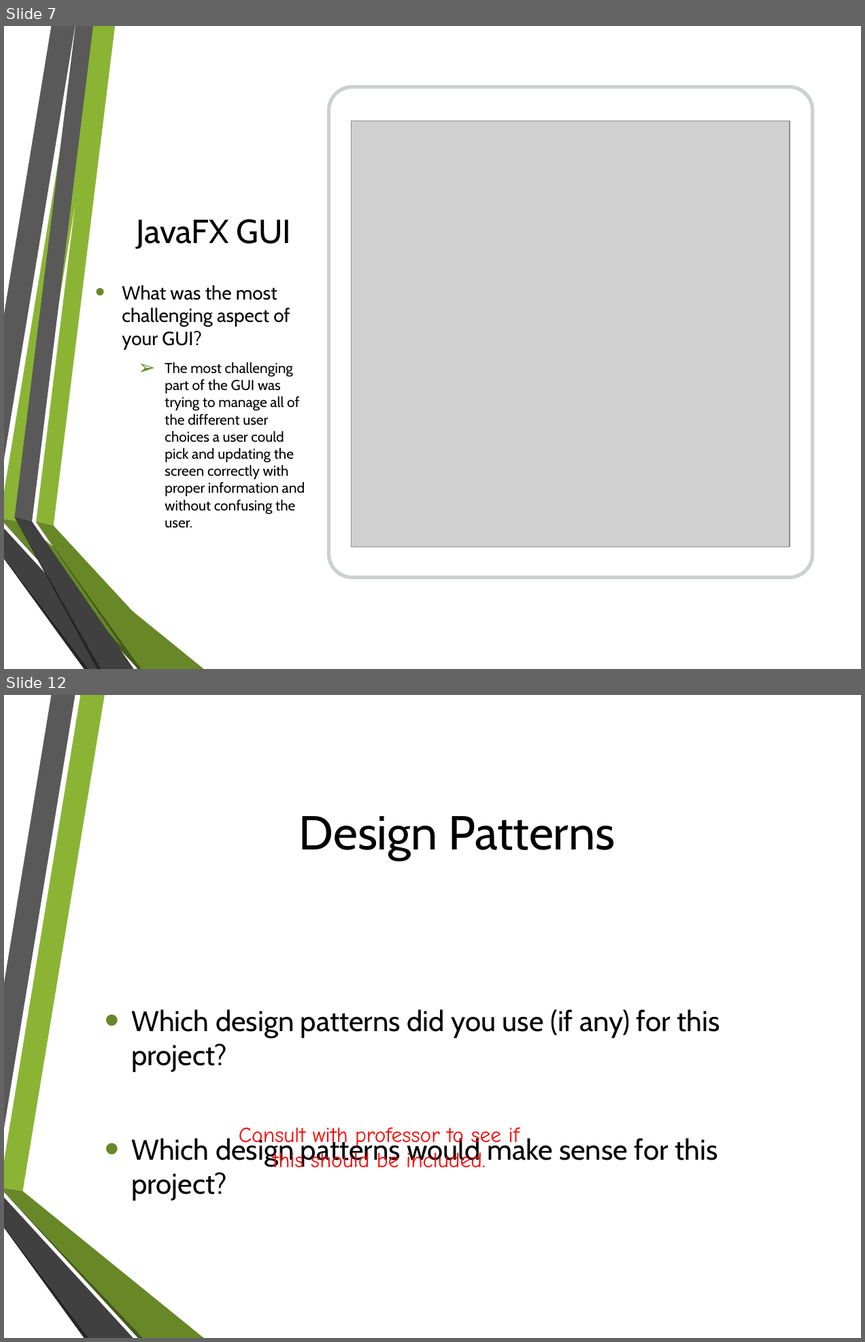
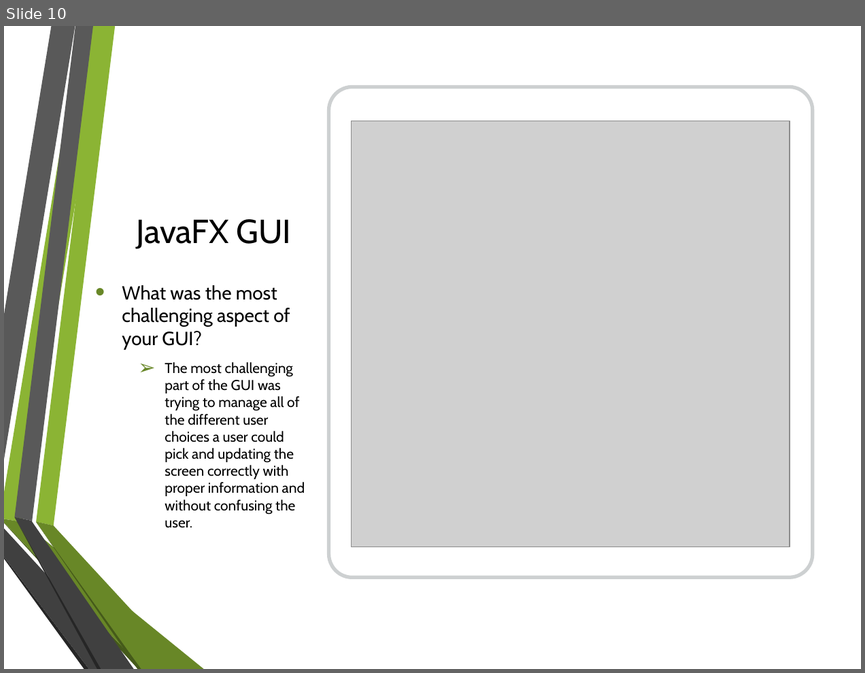
Before and after one commit to clampett/recycling-aid, a slide deck: Recycling Aid Presentation.pptx. Shown one above the other, each under a label of ours: slides 7 and 12 before the commit, slide 10 after it; the slides between them are not shown. The pictures are 865x1342 and 865x673 pixels, drawn with LibreOffice and Linux fonts; fonts in the diff are those of the drawing; grey boxes stand for pictures; background and template pictures are left out. Boxes give left, top, right and bottom in pixels: in the first picture for what was removed or moved away, otherwise in the second. Text is boxed around its words. In the diff, an @@ line names an element or a change of style, - is before the commit and + after.

```diff
--- a/Recycling Aid Presentation.pptx
+++ b/Recycling Aid Presentation.pptx
@@ slide 12 removed at [4, 695, 861, 1338], background picture (left out); not listed: 6 template elements that a slide beside it also shows @@
@@ title removed at [299, 816, 615, 860] @@
-Design Patterns
@@ text removed at [131, 1009, 719, 1200] @@
-• Which design patterns did you use (if any) for this project?
-• Which design patterns would make sense for this project?
@@ text removed at [239, 1127, 519, 1168] @@
-Consult with professor to see if this should be included.
@@ what was slide 7 is now slide 10 @@
```
Also in this commit, not shown: 9 slides changed, 6 slides added, 2 other slides removed, 4 other files.
